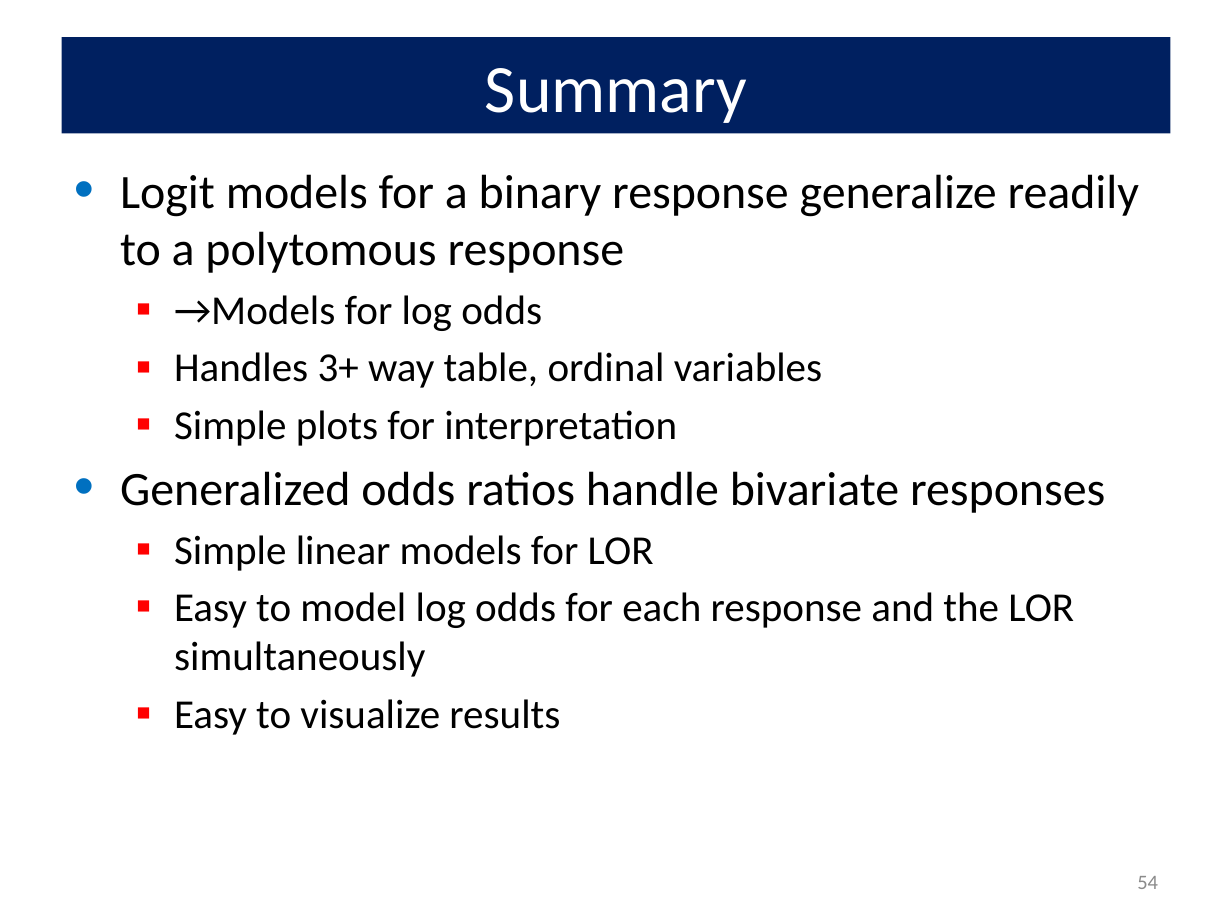
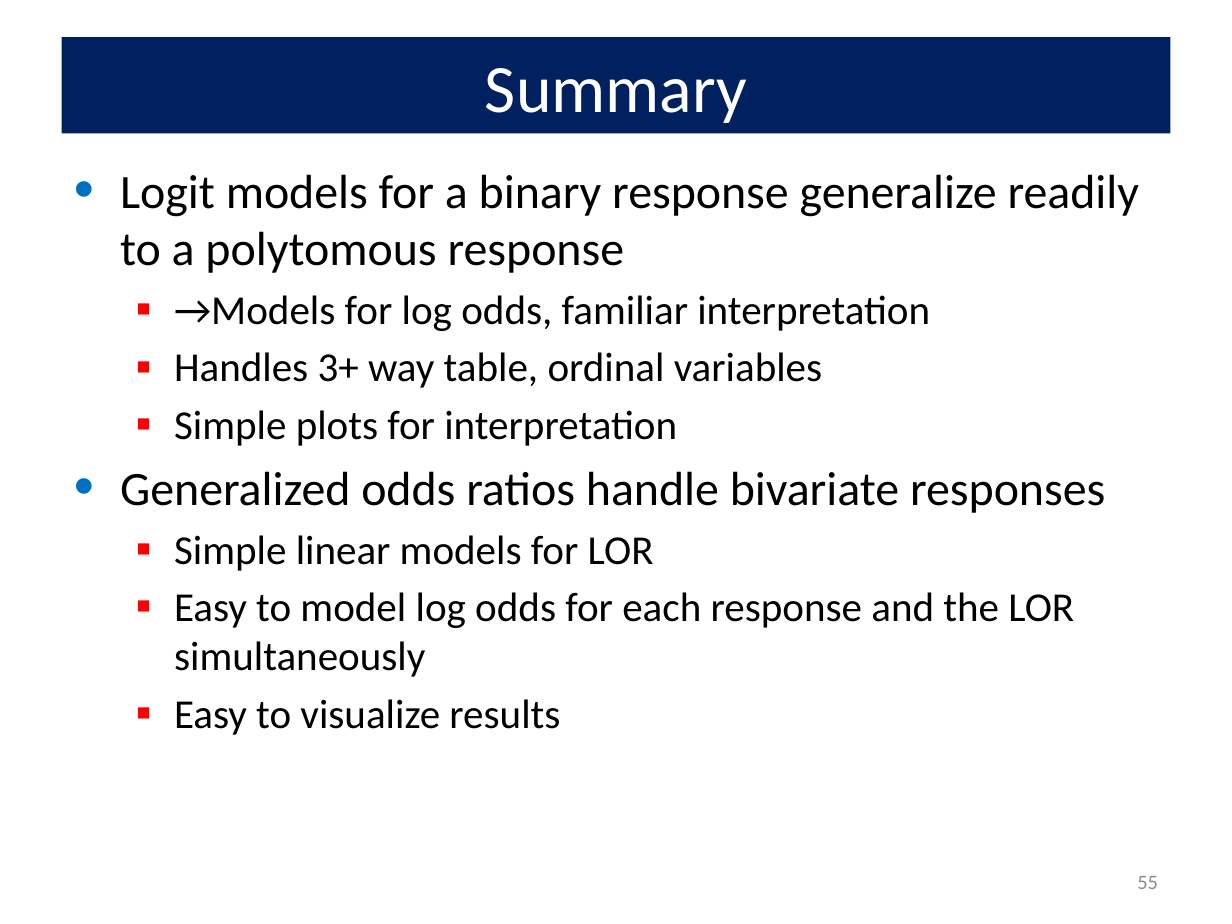
Before and after one commit to friendly/psy6136, a slide deck: slide 55 of docs/lectures/Log-Odds.pptx (slide 54 before the commit). Drawn at 1232x924 pixels with LibreOffice and Linux fonts; fonts in the diff are those of the drawing. Boxes give left, top, right and bottom in pixels: in the first picture for what was removed or moved away, otherwise in the second. Text is boxed around its words. In the diff, an @@ line names an element or a change of style, - is before the commit and + after.

Commit message:
add 99-summary

```diff
--- a/docs/lectures/Log-Odds.pptx
+++ b/docs/lectures/Log-Odds.pptx
@@ text at bbox=[174, 295, 930, 331]: text changed @@
-  ▪ →Models for log odds
+  ▪ →Models for log odds, familiar interpretation
@@ page number at bbox=[1137, 876, 1158, 889]: text changed @@
-54
+55
```
Also in this commit, not shown: 1 other slide changed, 1 slide added, 9 other files.
